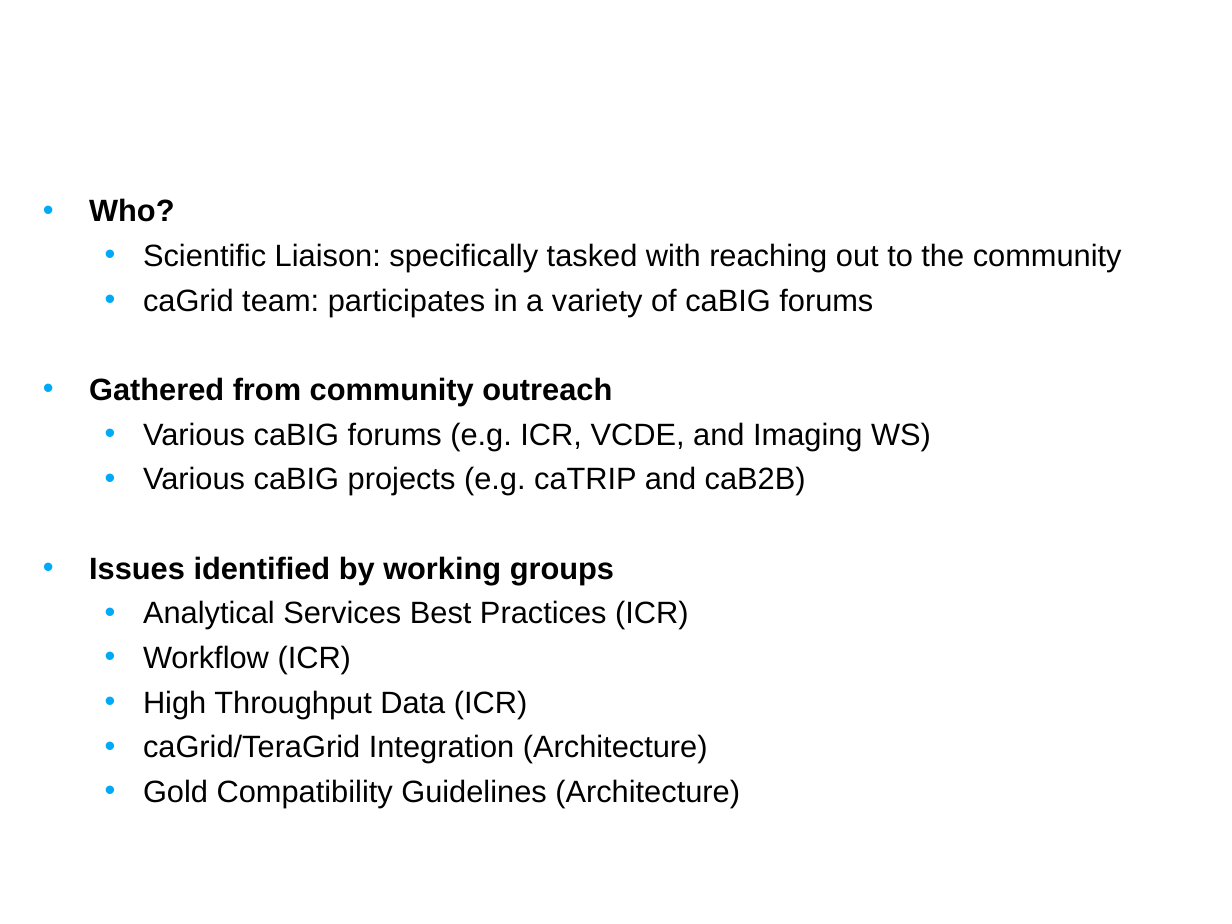
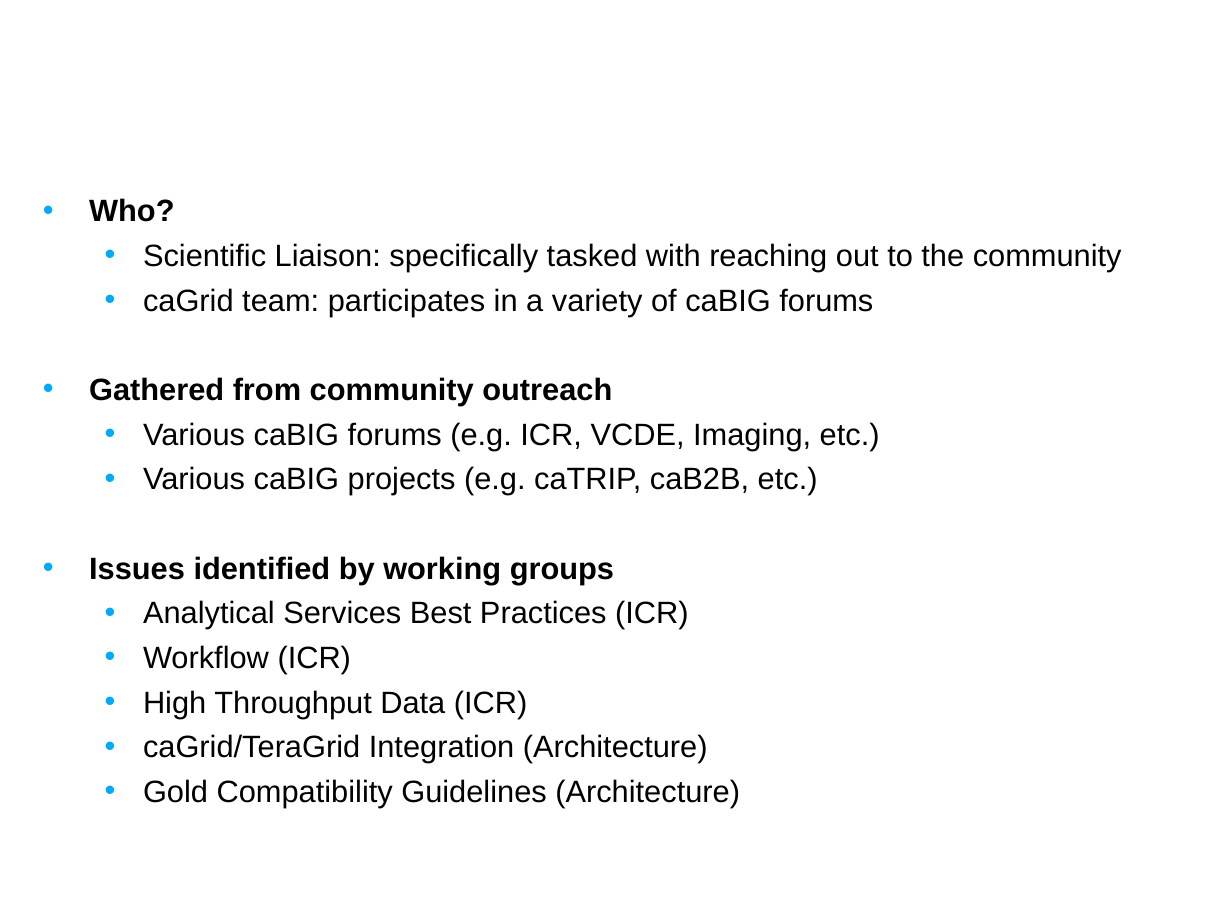
Before and after one commit to NCIP/cagrid-portal, a slide deck: slide 9 of cagrid-1-0/Documentation/presentations/200708_VCDE_ARCH/20070806_Day1_Future_Planning.ppt. Drawn at 1232x924 pixels with LibreOffice and Linux fonts; fonts in the diff are those of the drawing; background and template pictures are left out. Boxes give left, top, right and bottom in pixels: in the first picture for what was removed or moved away, otherwise in the second. Text is boxed around its words. In the diff, an @@ line names an element or a change of style, - is before the commit and + after.

```diff
--- a/cagrid-1-0/Documentation/presentations/200708_VCDE_ARCH/20070806_Day1_Future_Planning.ppt
+++ b/cagrid-1-0/Documentation/presentations/200708_VCDE_ARCH/20070806_Day1_Future_Planning.ppt
@@ text at [143, 422, 880, 495]: text changed @@
-  • Various caBIG forums (e.g. ICR, VCDE, and Imaging WS)
-  • Various caBIG projects (e.g. caTRIP and caB2B)
+  • Various caBIG forums (e.g. ICR, VCDE, Imaging, etc.)
+  • Various caBIG projects (e.g. caTRIP, caB2B, etc.)
```
